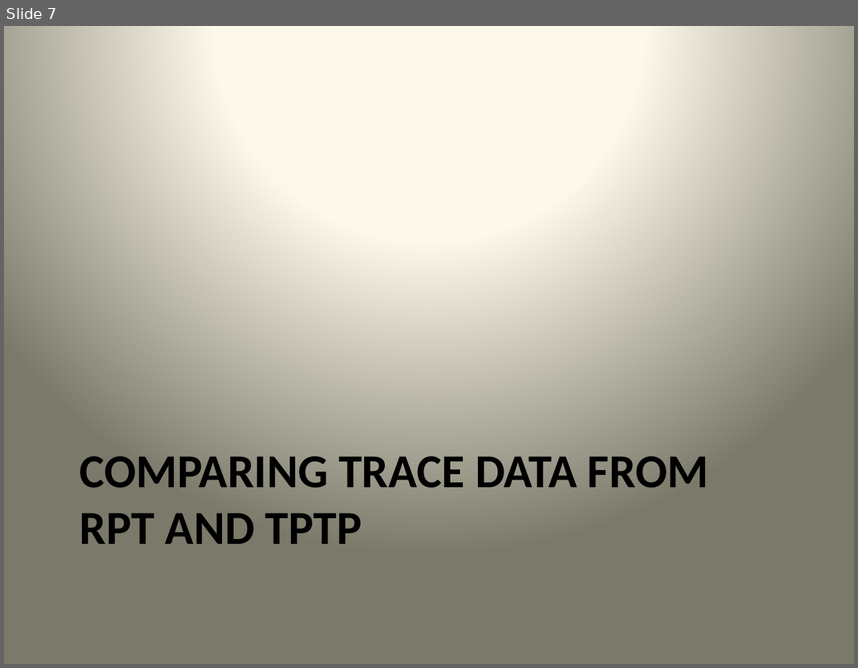
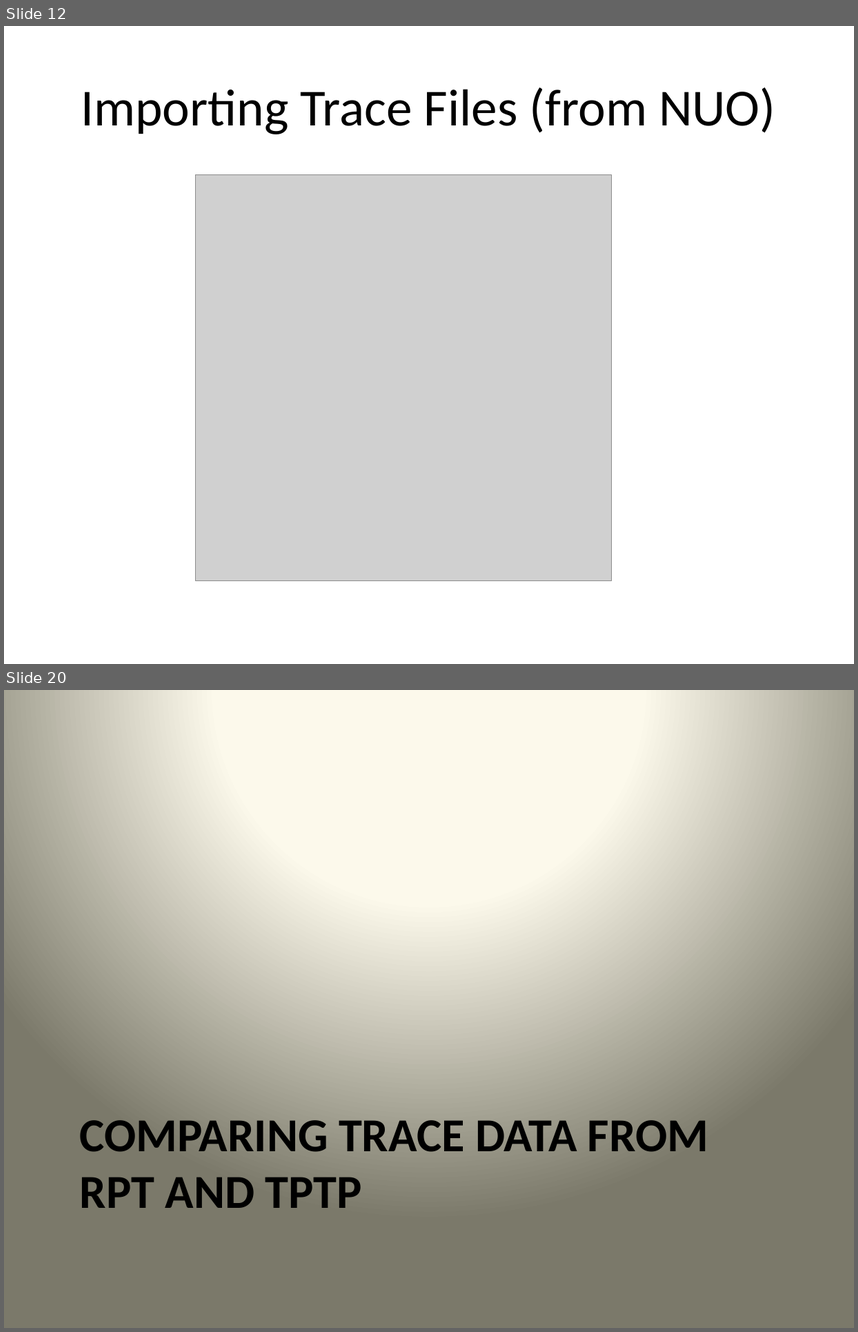
Before and after one commit to wsgan001/asegrp, a slide deck: papers/DRCPA/docs/PerfTest - Implementation.pptx. Shown one above the other, each under a label of ours: slide 7 before the commit, slides 12 and 20 after it; the slides between them are not shown. The pictures are 858x668 and 858x1332 pixels, drawn with LibreOffice and Linux fonts; fonts in the diff are those of the drawing; grey boxes stand for pictures. Boxes give left, top, right and bottom in pixels: in the first picture for what was removed or moved away, otherwise in the second. Text is boxed around its words. In the diff, an @@ line names an element or a change of style, - is before the commit and + after.

```diff
--- a/papers/DRCPA/docs/PerfTest - Implementation.pptx
+++ b/papers/DRCPA/docs/PerfTest - Implementation.pptx
@@ slide 12 added at <box>4,26,854,664</box>, background #FFFFFF @@
@@ title added at <box>81,87,775,134</box>, 44 pt, text #000000 @@
+Importing Trace Files (from NUO)
@@ picture added at <box>195,175,612,580</box> @@
@@ what was slide 7 is now slide 20 @@
```
Also in this commit, not shown: 5 slides changed, 13 other slides added, 1 slide removed, 3 other files.
